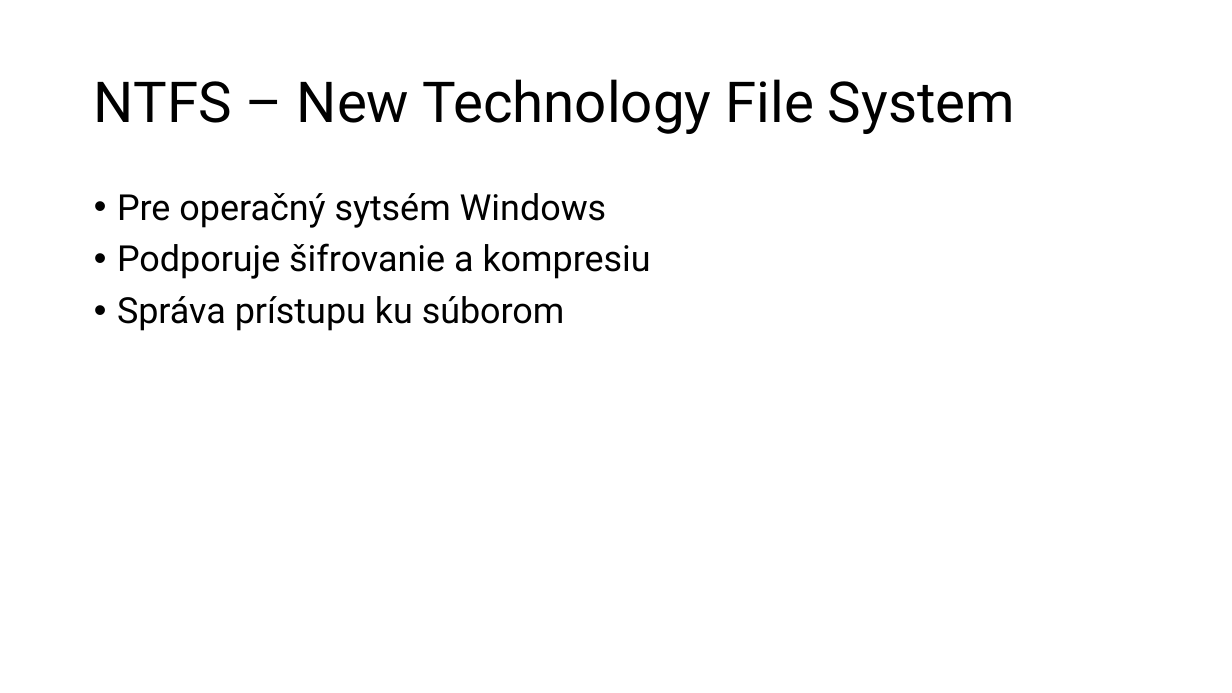
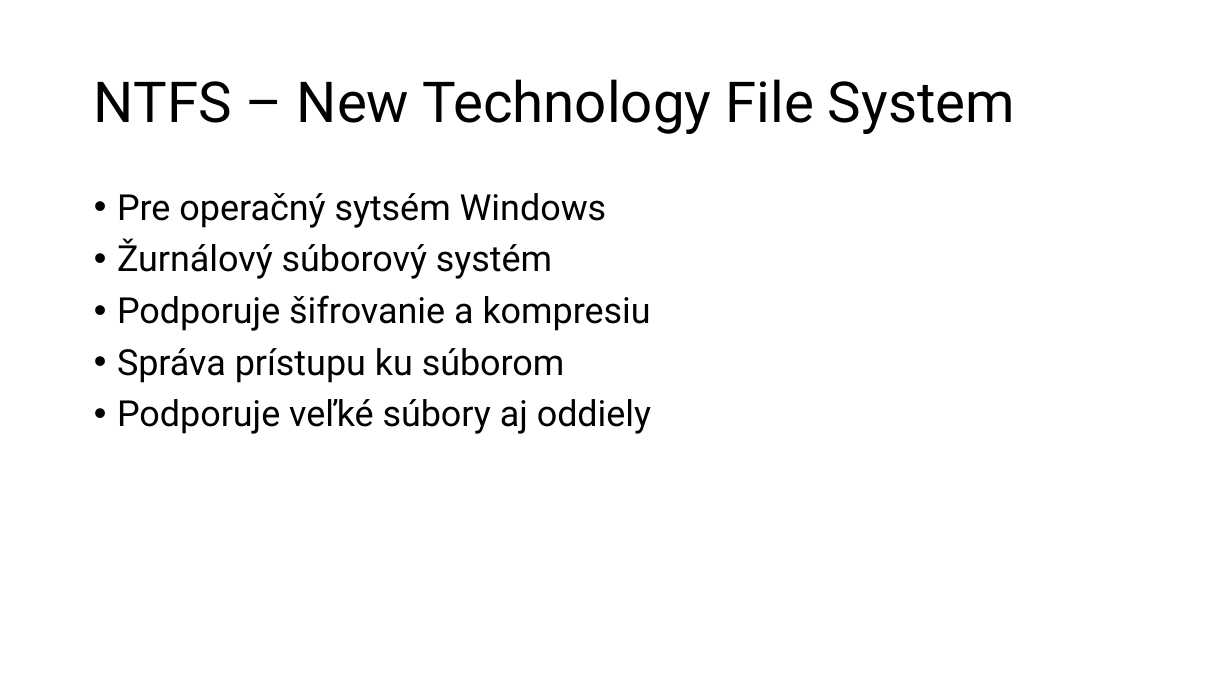
Before and after one commit to MeheheCedy22/PIB, a slide deck: slide 8 of ProgressReport1-Cederle-Marek.pptx. Drawn at 1232x693 pixels with LibreOffice and Linux fonts; fonts in the diff are those of the drawing. Boxes give left, top, right and bottom in pixels: in the first picture for what was removed or moved away, otherwise in the second. Text is boxed around its words. In the diff, an @@ line names an element or a change of style, - is before the commit and + after.

```diff
--- a/ProgressReport1-Cederle-Marek.pptx
+++ b/ProgressReport1-Cederle-Marek.pptx
@@ text at (117, 238, 552, 279): paragraph added @@
+• Žurnálový súborový systém
@@ text at (117, 399, 651, 434): paragraph added @@
+• Podporuje veľké súbory aj oddiely
```
Also in this commit, not shown: 1 other slide changed, 1 other file.
